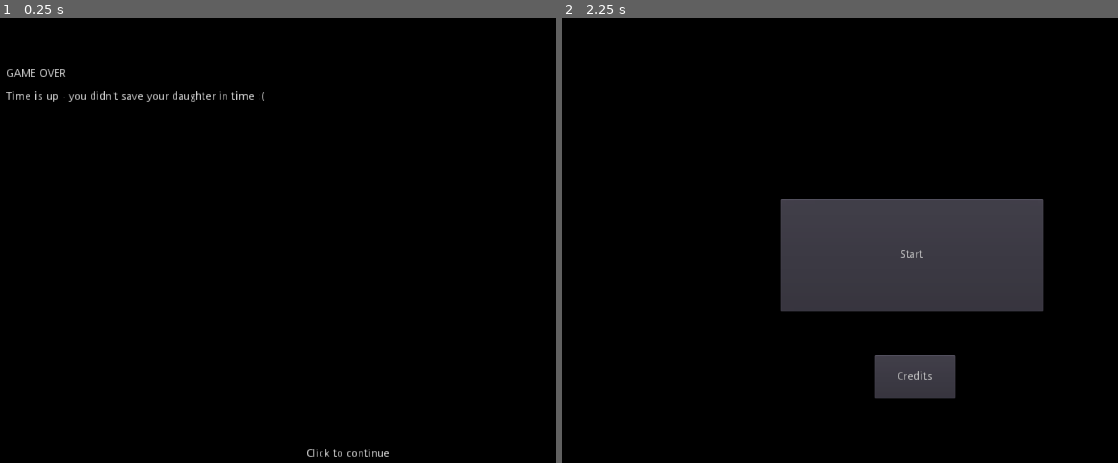
Above: before the commit, frames 1-2 (left to right).
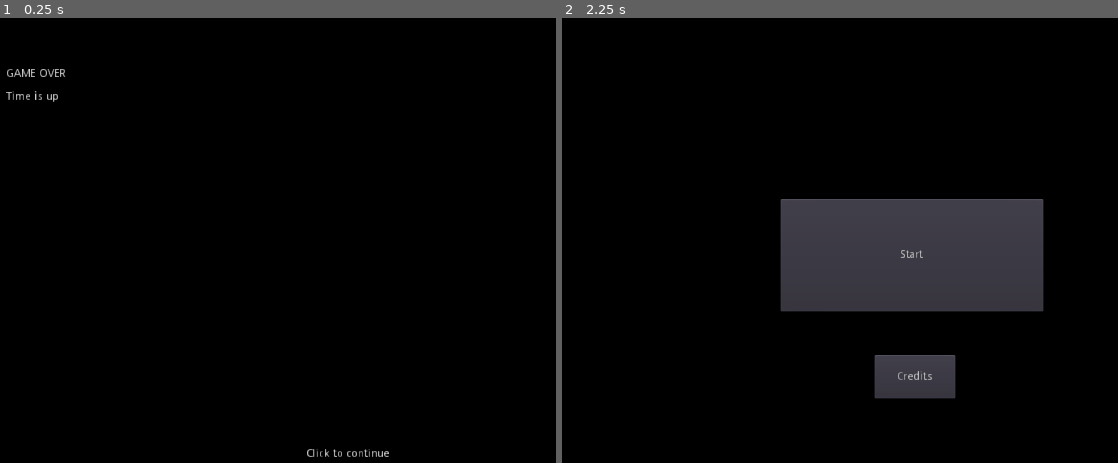
Above: after the commit, the same moments.

Repository: HaywardMorihara/2021AprGameJam
Game: Godot game, scene res://cutscene/GameOverCutscene.tscn
Two runs of this game, one before a commit and one after it. Both use one fixed random seed, a clock stepped at 60 frames per second and the inputs below. This scene is started directly instead of the project's main scene.
Inputs (mouse positions are in pixels of both pictures, inside the frame that each line leads up to):
- Up to frame 1 (0.25 s): no input
- Up to frame 2 (2.25 s): tap Enter (interact) at 0.5, 1.25, 1.35, 2 s; move the mouse to (1090, 227) at 0.52 s; hold D (right) 0.53-1.28 s; tap Q (check_watch) at 0.6 s; move the mouse to (751, 276) at 1.27 s; hold S (down) 1.28-2.03 s; move the mouse to (990, 147) at 2.02 s; press the mouse at (990, 147) at 2.03 s; hold D (right) from 2.03 s (still down)

The runs differ from the first frame. In frame 1, 0.3% of the frame differs, in the area x 11-48%, y 16-19%; in frame 2, nothing differs.

Commit message:
Get rid of smileys

Diff:
--- a/cutscene/GameOverCutscene.tscn
+++ b/cutscene/GameOverCutscene.tscn
@@ -8,4 +8,4 @@
 [node name="RichTextLabel" parent="." index="0"]
 text = "GAME OVER
 
-Time is up - you didn't save your daughter in time :("
+Time is up"
--- a/cutscene/WinCutscene.tscn
+++ b/cutscene/WinCutscene.tscn
@@ -10,4 +10,4 @@
 
 \"Thank you for spending time with me!\"
 
-- The End :)"
+- The End"
